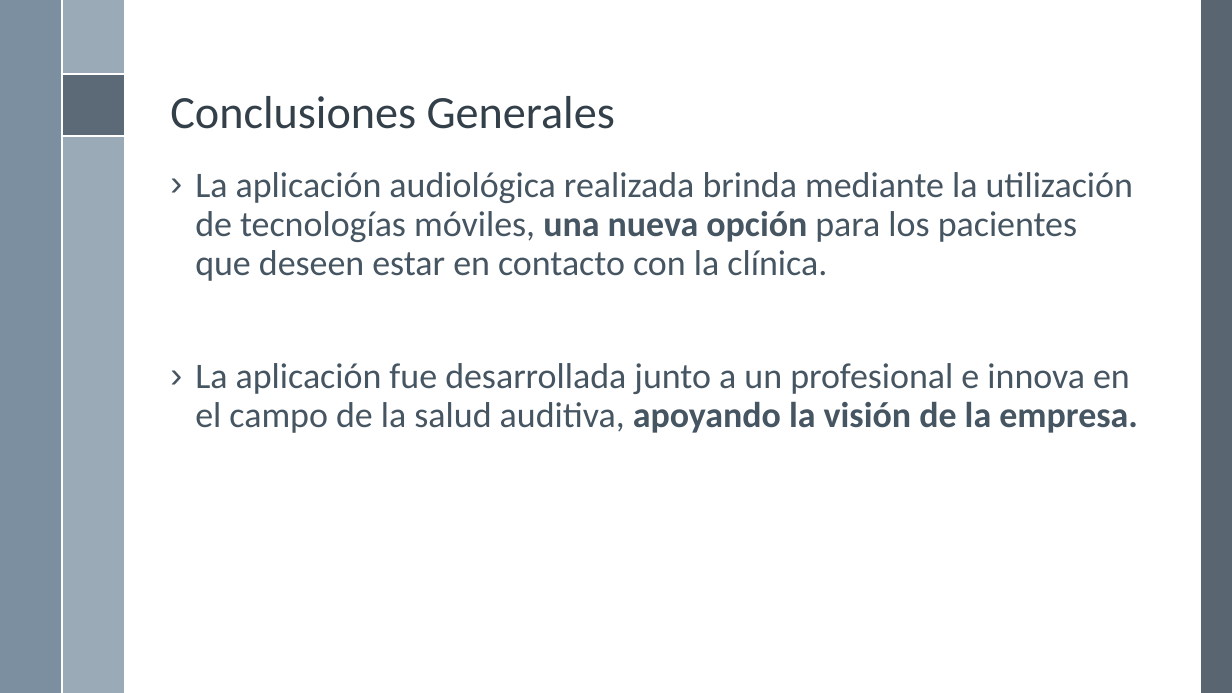
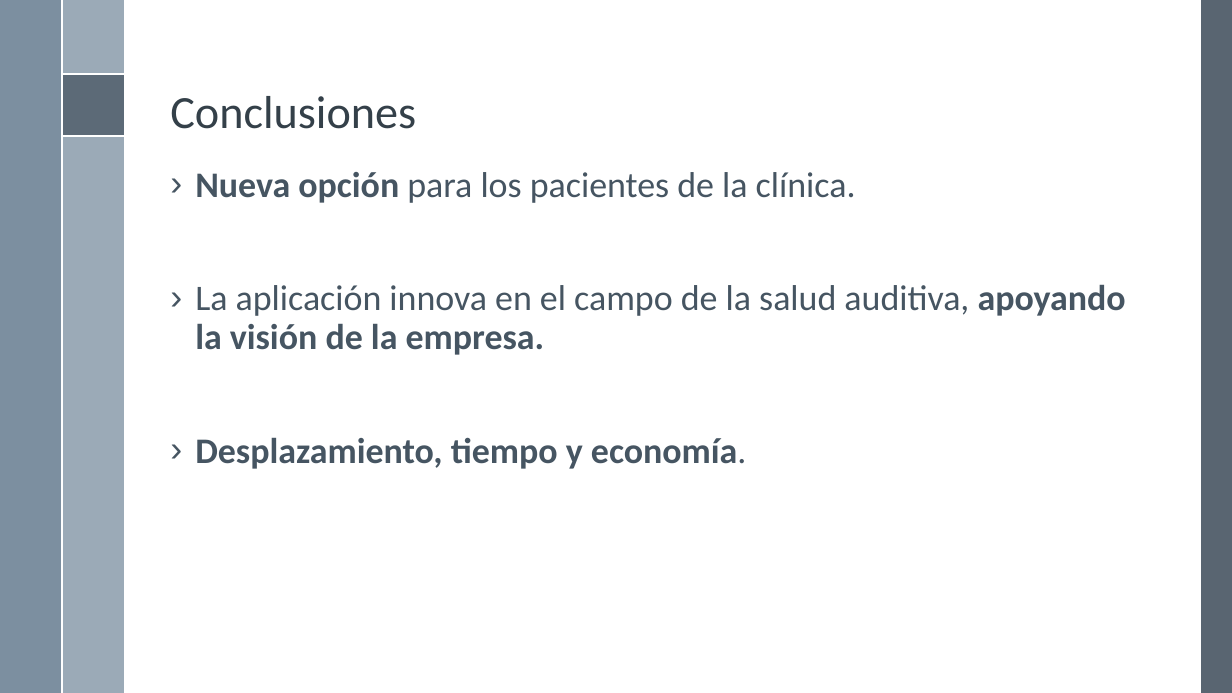
Before and after one commit to rbaltodanog/audinsaapp, a slide deck: slide 45 of documentacion/presentacion/Presentación.pptx (slide 37 before the commit). Drawn at 1232x693 pixels with LibreOffice and Linux fonts; fonts in the diff are those of the drawing; background and template pictures are left out. Boxes give left, top, right and bottom in pixels: in the first picture for what was removed or moved away, otherwise in the second. Text is boxed around its words. In the diff, an @@ line names an element or a change of style, - is before the commit and + after.

```diff
--- a/documentacion/presentacion/Presentación.pptx
+++ b/documentacion/presentacion/Presentación.pptx
@@ title at bbox=[170, 96, 416, 129]: text changed @@
-Conclusiones Generales
+Conclusiones
@@ text at bbox=[195, 172, 1126, 469]: text changed @@
-› La aplicación audiológica realizada brinda mediante la utilización de tecnologías móviles, una nueva opción para los pacientes que deseen estar en contacto con la clínica.
-› La aplicación fue desarrollada junto a un profesional e innova en el campo de la salud auditiva, apoyando la visión de la empresa.
+› Nueva opción para los pacientes de la clínica.
+› La aplicación innova en el campo de la salud auditiva, apoyando la visión de la empresa.
+› Desplazamiento, tiempo y economía.
```
Also in this commit, not shown: 20 other slides changed, 9 slides added, 2 slides removed, 1 other file.
